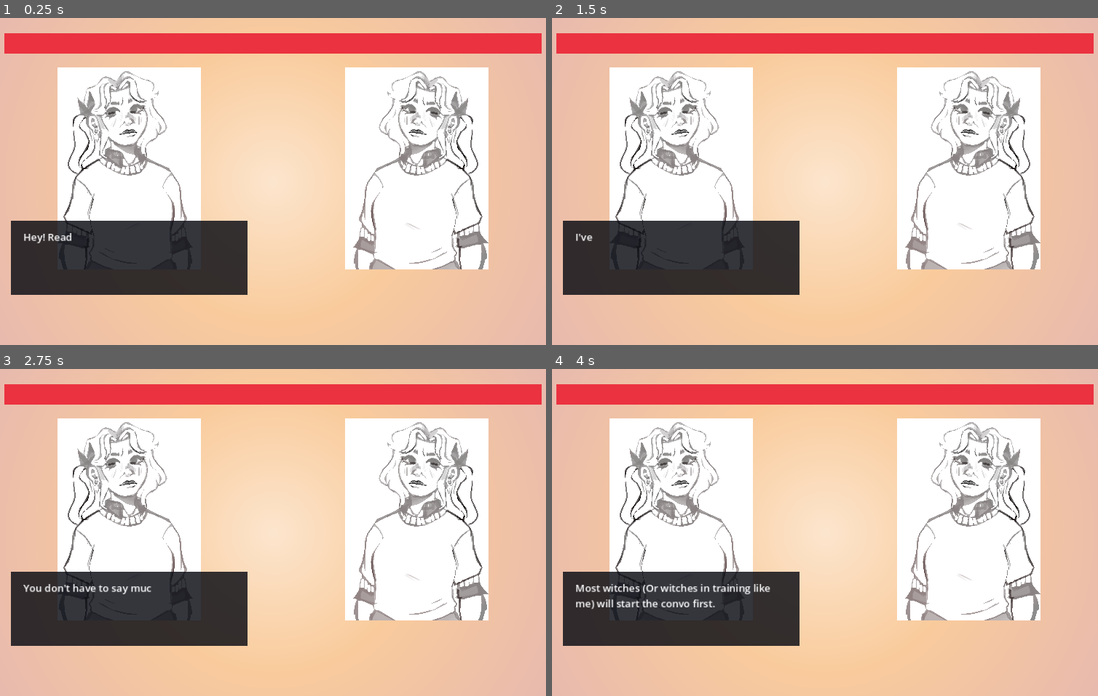
Above: before the commit, frames 1-4 (two rows, left to right).
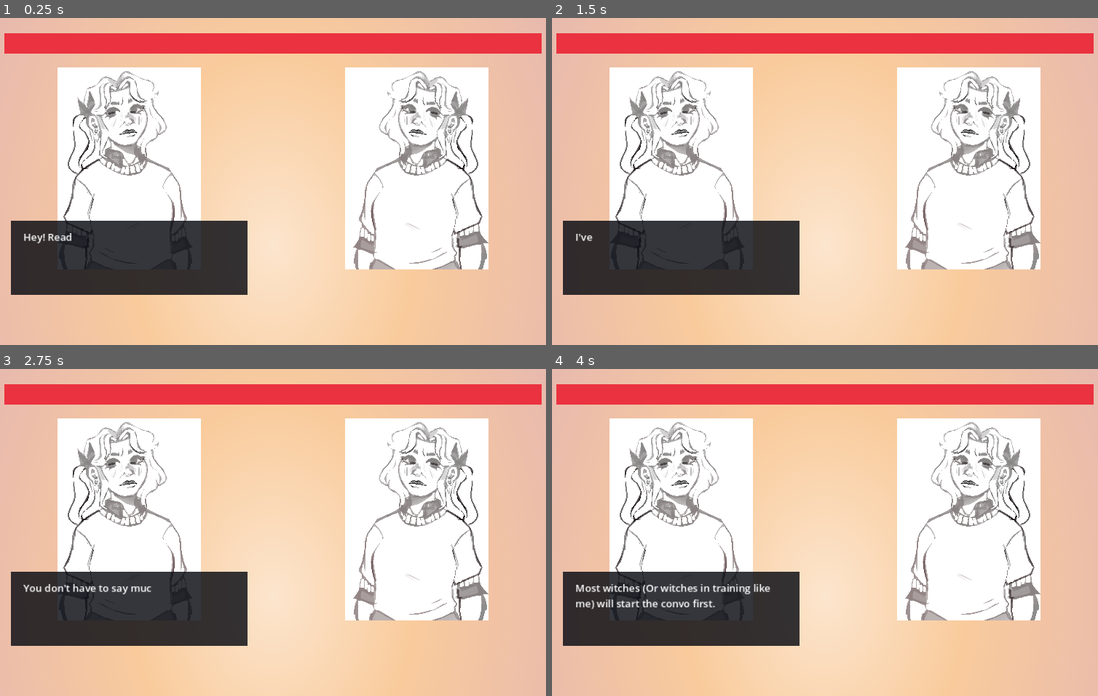
Above: after the commit, the same moments.

Repository: TheBeeseChurger/WhichWitch
Game: Godot game, scene res://Scenes/rhythm_game_screen.tscn
Same seed, same stepped clock (60 frames per second), same inputs: the game is played once before the commit and once after it. Sound files missing from this copy of the repository are replaced by a short silence.
Inputs:
- Up to frame 1 (0.25 s): no input
- Up to frame 2 (1.5 s): tap Space (rhythm_press) at 0.6, 1.35 s; tap Enter at 1.25 s
- Up to frame 3 (2.75 s): tap Space (rhythm_press) at 2, 2.1 s
- Up to frame 4 (4 s): tap Enter at 2.75 s; tap Space (rhythm_press) at 2.85, 3.5, 3.6 s

The runs differ from the first frame. In frame 1, 2.2% of the frame differs, in the area x 40-60%, y 76-98%; in frame 2, 2.2%; in frame 3, 2.2%; in frame 4, 2.2%.

Commit message:
background adjust

Diff:
--- a/Scenes/rhythm_game_screen.tscn
+++ b/Scenes/rhythm_game_screen.tscn
@@ -4,7 +4,7 @@
 [ext_resource type="Resource" uid="uid://dvocg8glldoo7" path="res://Levels/tutorial.tres" id="2_anosn"]
 [ext_resource type="Texture2D" uid="uid://d2jh7t550a7l8" path="res://Sprites/3.png" id="2_y82fn"]
 [ext_resource type="Texture2D" uid="uid://c6vk2u1huq7b8" path="res://Sprites/GoodArrow.png" id="3_hsgmq"]
-[ext_resource type="Texture2D" uid="uid://bsd2pjvg1s1my" path="res://Sprites/Tutorial Background V1.png" id="3_y23da"]
+[ext_resource type="Texture2D" uid="uid://db2ej6pon4xh5" path="res://Sprites/Lvl 1 Background.png" id="3_tntd6"]
 [ext_resource type="PackedScene" uid="uid://bdv03821t1fbq" path="res://Scenes/UI/rhythm_note.tscn" id="4_6yd2o"]
 [ext_resource type="Script" path="res://Scripts/rhythm.gd" id="4_gfr0l"]
 [ext_resource type="PackedScene" uid="uid://dcglolmwry002" path="res://Scenes/UI/miss_popup.tscn" id="5_gu8r3"]
@@ -62,9 +62,10 @@
 anchors_preset = 15
 anchor_right = 1.0
 anchor_bottom = 1.0
-grow_horizontal = 2
-grow_vertical = 2
-texture = ExtResource("3_y23da")
+offset_bottom = 250.0
+grow_horizontal = 2
+grow_vertical = 2
+texture = ExtResource("3_tntd6")
 
 [node name="ColorRect" type="ColorRect" parent="."]
 visible = false
Not shown, added: Sprites/Loading Screen.png.import
Not shown, added: Sprites/Main Menu.png.import
Not shown, added: Sprites/Title Screen.png.import
